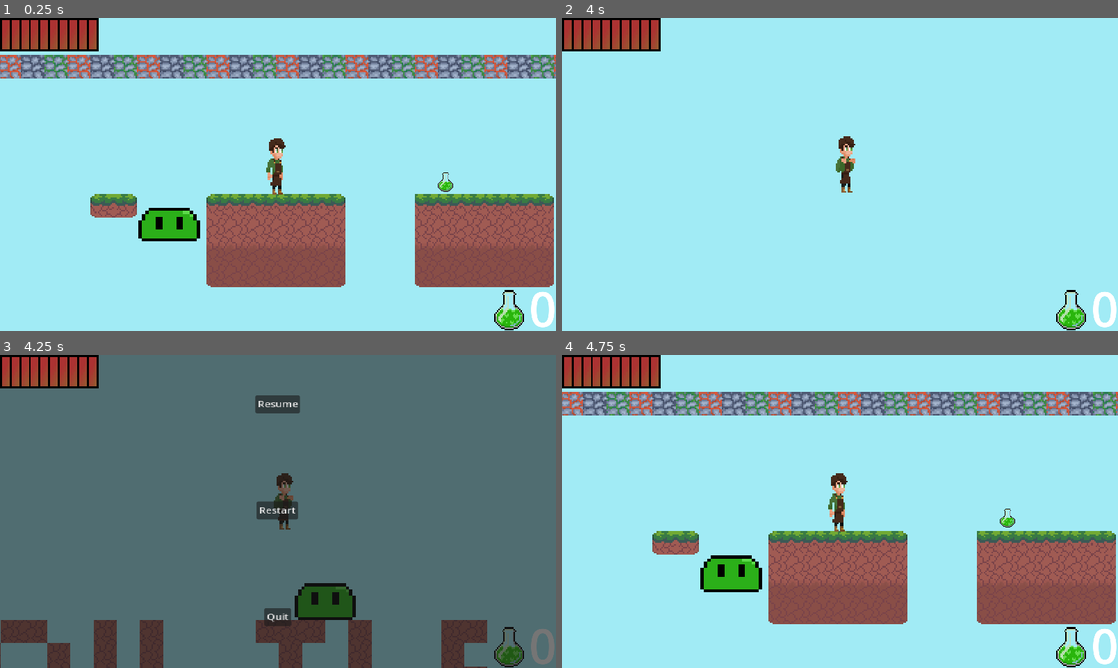
Above: before the commit, frames 1-4 (two rows, left to right).
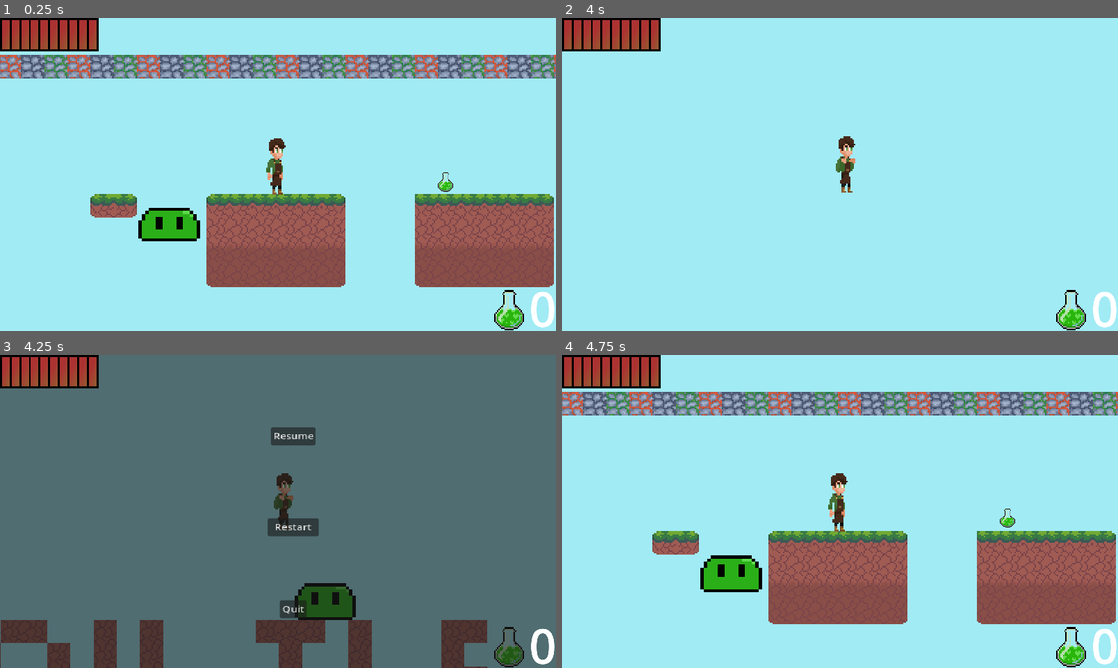
Above: after the commit, the same moments.

Repository: Vytisbrr/Shifted-by-Volt-games
Game: Godot game, scene res://Scenes/world.tscn
Same seed, same stepped clock (60 frames per second), same inputs: the game is played once before the commit and once after it.
Inputs (mouse positions are in pixels of both pictures, inside the frame that each line leads up to):
- Up to frame 1 (0.25 s): no input
- Up to frame 2 (4 s): move the mouse to (962, 158) at 0.52 s; hold D (move right) 0.53-2.03 s; tap Shift (Dash) at 0.6, 2.85 s; tap Space (jump) at 0.77, 1.52, 3.02, 3.77 s; move the mouse to (728, 190) at 1.27 s; tap E (Heal) at 1.35, 3.6 s; move the mouse to (895, 105) at 2.02 s; hold A (move left) 2.03-2.78 s; click (895, 105) at 2.1 s; move the mouse to (812, 237) at 2.77 s; hold D (move right) from 2.78 s (still down); move the mouse to (1006, 221) at 3.52 s
- Up to frame 3 (4.25 s): keep holding D (move right); tap Escape (esc) at 4.15 s
- Up to frame 4 (4.75 s): release D (move right) at 4.25 s; click "Restart" at 4.25 s

Frames 1-2 are identical in both runs. In frame 3, 2.3% of the frame differs, in the area x 45-100%, y 12-99%; in frame 4, nothing differs.

Commit message:
restart saying restar in full screen bugfix

Diff:
--- a/Scenes/Player.tscn
+++ b/Scenes/Player.tscn
@@ -489,6 +489,13 @@
 position = Vector2(952, 584)
 scale = Vector2(0.167969, 0.186523)
 texture = ExtResource("7_ygmv1")
+
+[node name="Pause Menu" parent="." instance=ExtResource("7_wh3cp")]
+offset_left = -642.0
+offset_top = -585.0
+offset_right = 656.0
+offset_bottom = 267.0
+scale = Vector2(2.64535, 2.3244)
 
 [node name="Label" type="Label" parent="."]
 anchors_preset = 3
@@ -507,13 +514,6 @@
 text = "0"
 horizontal_alignment = 1
 
-[node name="Pause Menu" parent="." instance=ExtResource("7_wh3cp")]
-offset_left = -614.0
-offset_top = -578.0
-offset_right = 655.0
-offset_bottom = 274.0
-scale = Vector2(2.64535, 2.3244)
-
 [node name="Swordhitboxdefault" type="Area2D" parent="."]
 collision_layer = 2
 collision_mask = 0
--- a/ui/pause_menu.tscn
+++ b/ui/pause_menu.tscn
@@ -8,7 +8,8 @@
 anchors_preset = 15
 anchor_right = 1.0
 anchor_bottom = 1.0
-offset_right = 1092.0
+offset_left = -18.0
+offset_right = 1074.0
 offset_bottom = 339.0
 grow_horizontal = 2
 grow_vertical = 2
@@ -22,8 +23,8 @@
 anchor_bottom = 0.639
 offset_left = -482.247
 offset_top = -20.0
-offset_right = 33.5
-offset_bottom = -0.071991
+offset_right = 82.7009
+offset_bottom = 49.307
 grow_horizontal = 2
 
 [node name="VBoxContainer" type="VBoxContainer" parent="PanelContainer"]
@@ -35,12 +36,6 @@
 size_flags_vertical = 6
 text = "Resume"
 
-[node name="Restart" type="Button" parent="PanelContainer/VBoxContainer"]
-layout_mode = 2
-size_flags_horizontal = 4
-size_flags_vertical = 6
-text = "Restart"
-
 [node name="Quit" type="Button" parent="PanelContainer/VBoxContainer"]
 layout_mode = 2
 size_flags_horizontal = 4
@@ -49,6 +44,16 @@
 
 [node name="CanvasLayer" type="CanvasLayer" parent="PanelContainer/VBoxContainer"]
 
+[node name="Restart" type="Button" parent="."]
+layout_mode = 2
+offset_left = 225.0
+offset_top = 278.0
+offset_right = 305.0
+offset_bottom = 309.0
+size_flags_horizontal = 4
+size_flags_vertical = 6
+text = "Restart"
+
 [connection signal="pressed" from="PanelContainer/VBoxContainer/Resume" to="." method="_on_resume_pressed"]
-[connection signal="pressed" from="PanelContainer/VBoxContainer/Restart" to="." method="_on_restart_pressed"]
 [connection signal="pressed" from="PanelContainer/VBoxContainer/Quit" to="." method="_on_quit_pressed"]
+[connection signal="pressed" from="Restart" to="." method="_on_restart_pressed"]
